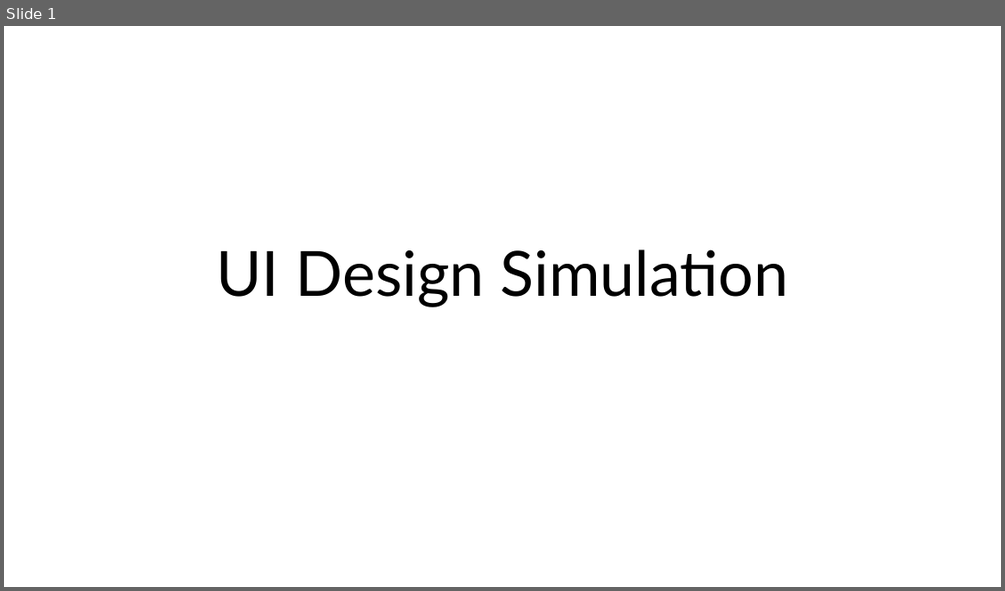
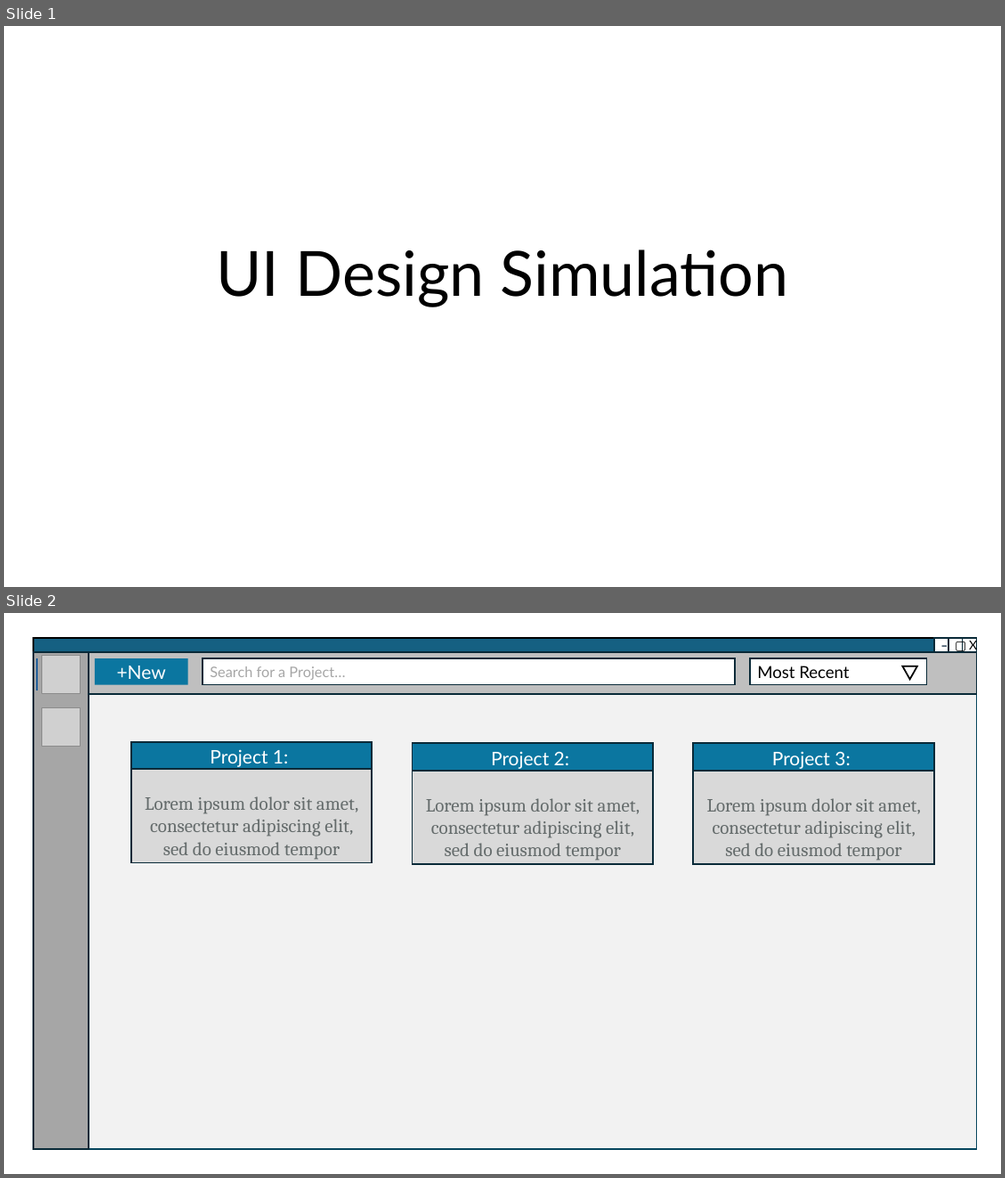
Before and after one commit to Ethixxx/Tropez_Project, a slide deck: Prototyping Diagrams/UI Design Simulation.pptx. Shown one above the other, each under a label of ours: slide 1 before the commit, slides 1 and 2 after it. The pictures are 1005x591 and 1005x1178 pixels, drawn with LibreOffice and Linux fonts; fonts in the diff are those of the drawing; grey boxes stand for pictures. Boxes give left, top, right and bottom in pixels: in the first picture for what was removed or moved away, otherwise in the second. Text is boxed around its words. In the diff, an @@ line names an element or a change of style, - is before the commit and + after.

```diff
--- a/Prototyping Diagrams/UI Design Simulation.pptx
+++ b/Prototyping Diagrams/UI Design Simulation.pptx
@@ slide 2 added at [4,613,1001,1174], background #FFFFFF @@
@@ rectangle added at [33,638,976,652], fill #156082, outline #000000 1.5 pt @@
@@ rectangle added at [934,638,948,652], fill #FFFFFF, outline #092A39 1.5 pt, 12 pt, text #001D35 @@
+–
@@ rectangle added at [948,638,963,652], fill #FFFFFF, outline #092A39 1.5 pt, 12 pt, text #000000 @@
+▢
@@ rectangle added at [963,638,977,652], fill #FFFFFF, outline #092A39 1.5 pt, 12 pt, text #000000 @@
+X
@@ rectangle added at [33,652,976,1149], fill #F2F2F2, outline #07455D 1.5 pt @@
@@ rectangle added at [33,652,89,1149], fill #A6A6A6, outline #092A39 1.5 pt @@
@@ line added from (37, 658) to (37, 690), #215F9A 1.5 pt @@
@@ picture added at [41,656,80,694] @@
@@ rectangle added at [89,652,976,694], fill #BFBFBF, outline #092A39 1.5 pt @@
@@ rectangle added at [95,658,188,685], fill #0B76A0, 18 pt, text #FFFFFF @@
++New
@@ rectangle added at [202,658,736,685], fill #FFFFFF, outline #092A39 1.5 pt, 14 pt, text #A6A6A6 @@
+Search for a Project…
@@ rectangle added at [751,658,927,685], fill #FFFFFF, outline #092A39 1.5 pt, 16 pt, text #000000 @@
+Most Recent
@@ triangle added at [903,666,918,679], fill #FFFFFF, outline #000000 1.5 pt @@
@@ picture added at [41,708,80,747] @@
@@ rectangle added at [131,742,372,859], fill #0B76A0, outline #092A39 1.5 pt, 18 pt, text #FFFFFF @@
+Project 1:
@@ rectangle added at [413,743,653,860], fill #0B76A0, outline #092A39 1.5 pt, 18 pt, text #FFFFFF @@
+Project 2:
@@ rectangle added at [694,743,934,860], fill #0B76A0, outline #092A39 1.5 pt, 18 pt, text #FFFFFF @@
+Project 3:
@@ rectangle added at [131,770,372,863], fill #D9D9D9, outline #092A39 1.5 pt, 18 pt, text #646B6B @@
+Lorem ipsum dolor sit amet, consectetur adipiscing elit, sed do eiusmod tempor
@@ rectangle added at [413,770,653,863], fill #D9D9D9, outline #092A39 1.5 pt, 18 pt, text #646B6B @@
+Lorem ipsum dolor sit amet, consectetur adipiscing elit, sed do eiusmod tempor
@@ rectangle added at [694,770,934,863], fill #D9D9D9, outline #092A39 1.5 pt, 18 pt, text #646B6B @@
+Lorem ipsum dolor sit amet, consectetur adipiscing elit, sed do eiusmod tempor
```
Also in this commit, not shown: 1 other slide added, 1 slide removed, 28 other files.
